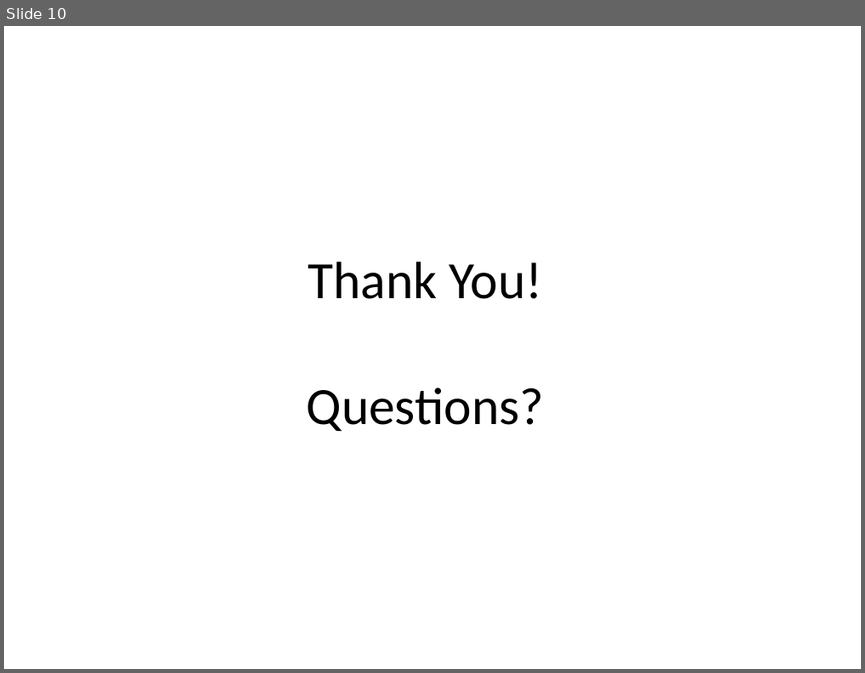
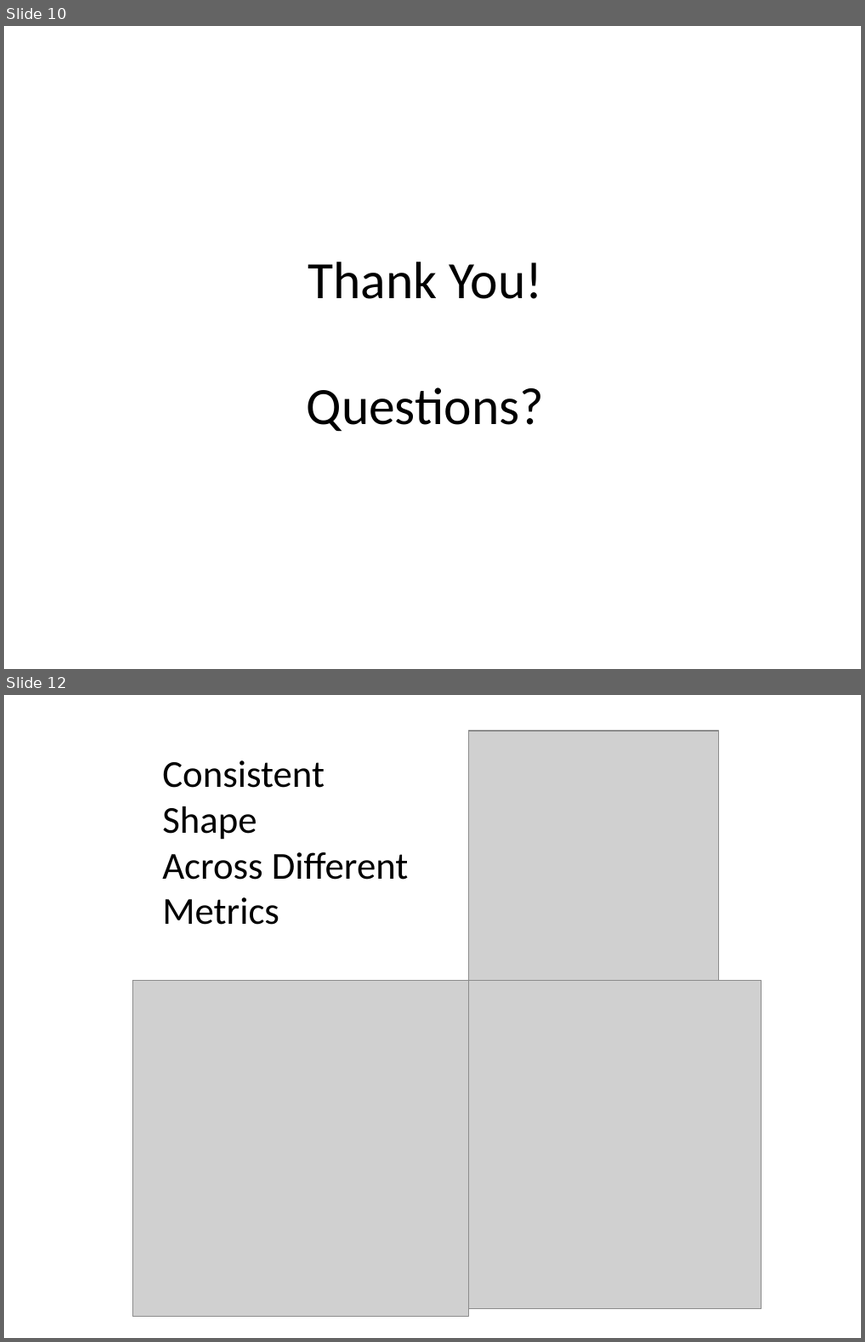
Before and after one commit to andy-olstad/POGSproj2, a slide deck: project_2_presentation.pptx. Shown one above the other, each under a label of ours: slide 10 before the commit, slides 10 and 12 after it; the slides between them are not shown. The pictures are 865x673 and 865x1342 pixels, drawn with LibreOffice and Linux fonts; fonts in the diff are those of the drawing; grey boxes stand for pictures. Boxes give left, top, right and bottom in pixels: in the first picture for what was removed or moved away, otherwise in the second. Text is boxed around its words. In the diff, an @@ line names an element or a change of style, - is before the commit and + after.

```diff
--- a/project_2_presentation.pptx
+++ b/project_2_presentation.pptx
@@ slide 12 added at <box>4,695,861,1338</box>, background #FFFFFF @@
@@ picture added at <box>468,731,719,981</box> @@
@@ text added at <box>162,760,409,925</box>, 32 pt, text #000000 @@
+Consistent Shape
+Across Different
+Metrics
@@ picture added at <box>132,981,468,1316</box> @@
@@ picture added at <box>432,981,761,1309</box> @@
```
Also in this commit, not shown: 1 slide changed, 3 other slides added, 1 slide removed, 1 other file.
